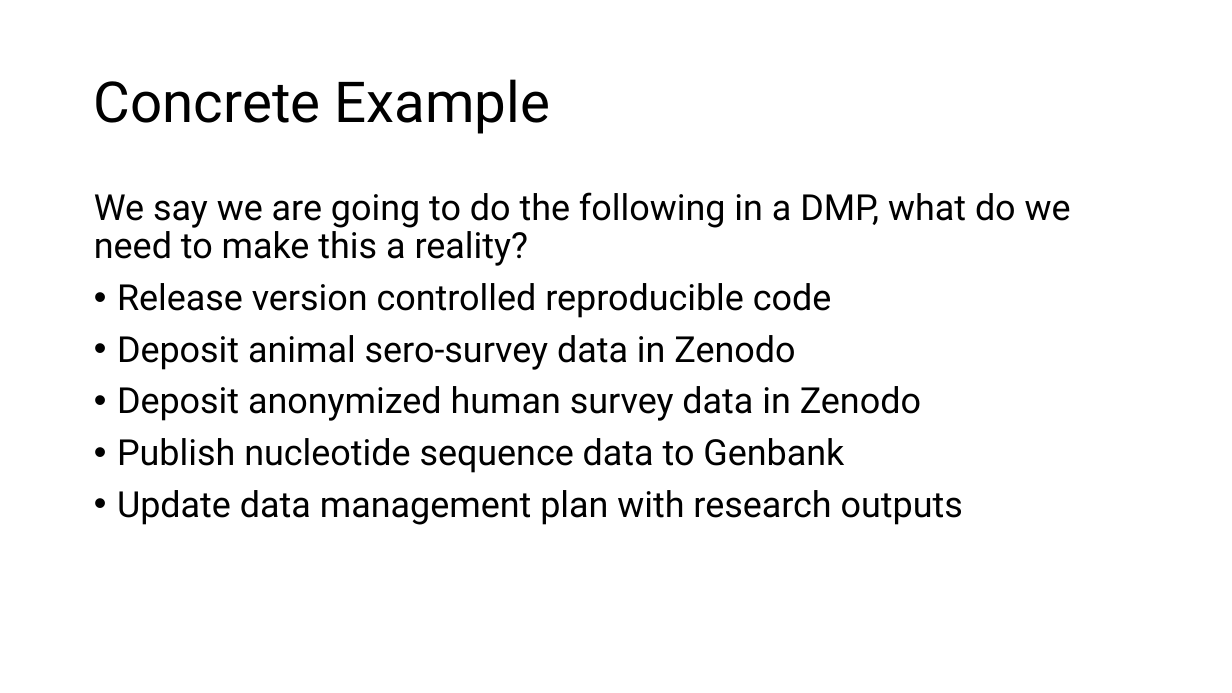
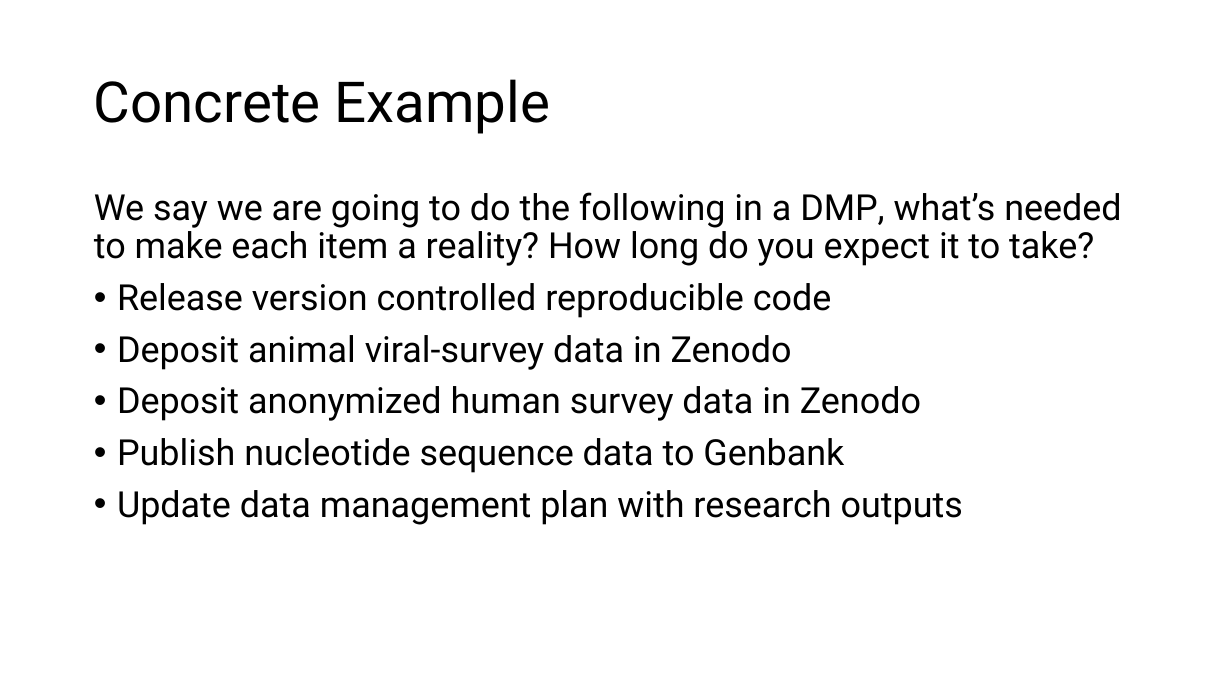
Before and after one commit to ecohealthalliance/building-blocks-of-reproducibility, a slide deck: slide 14 of talks/end_of_project.pptx. Drawn at 1232x693 pixels with LibreOffice and Linux fonts; fonts in the diff are those of the drawing; background and template pictures are left out. Boxes give left, top, right and bottom in pixels: in the first picture for what was removed or moved away, otherwise in the second. Text is boxed around its words. In the diff, an @@ line names an element or a change of style, - is before the commit and + after.

```diff
--- a/talks/end_of_project.pptx
+++ b/talks/end_of_project.pptx
@@ text at box(94, 192, 1121, 266): text changed @@
-We say we are going to do the following in a DMP, what do we need to make this a reality?
+We say we are going to do the following in a DMP, what’s needed to make each item a reality? How long do you expect it to take?
@@ text at box(117, 335, 792, 370): text changed @@
-• Deposit animal sero-survey data in Zenodo
+• Deposit animal viral-survey data in Zenodo
```
Also in this commit, not shown: 8 other slides changed, 2 slides added.
